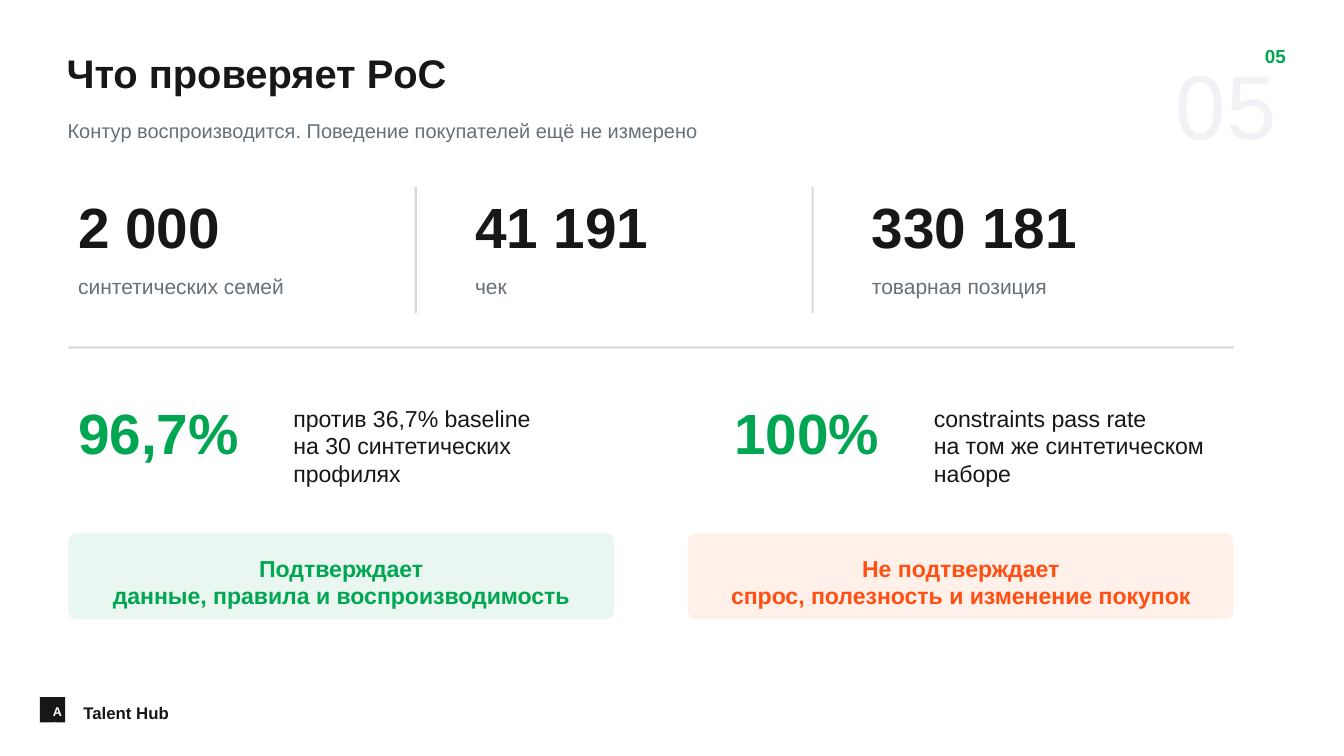
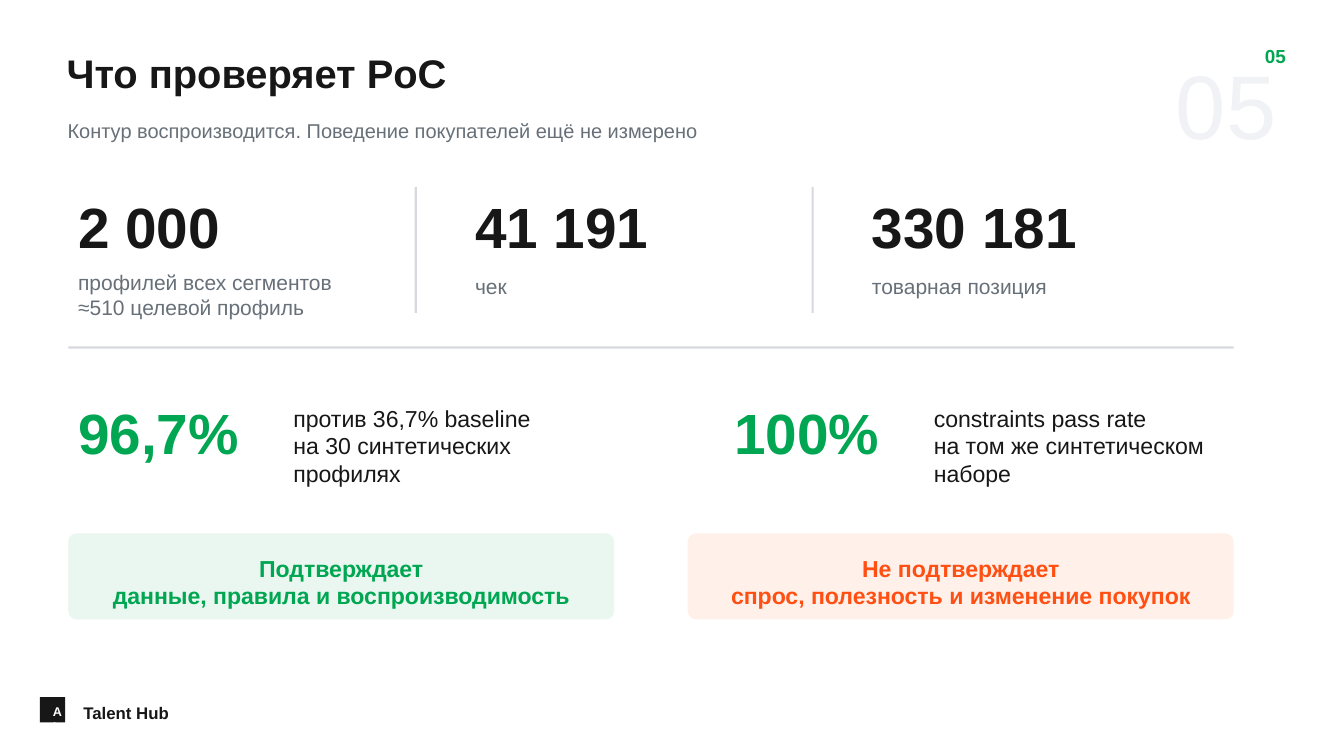
Before and after one commit to Staycalm-max/itmo-hackathon-x5, a slide deck: slide 6 of output/presentation/PRESENTATION_FINAL_DRAFT.pptx. Drawn at 1344x756 pixels with LibreOffice and Linux fonts; fonts in the diff are those of the drawing. Boxes give left, top, right and bottom in pixels: in the first picture for what was removed or moved away, otherwise in the second. Text is boxed around its words. In the diff, an @@ line names an element or a change of style, - is before the commit and + after.

```diff
--- a/output/presentation/PRESENTATION_FINAL_DRAFT.pptx
+++ b/output/presentation/PRESENTATION_FINAL_DRAFT.pptx
@@ text at [78,274,332,320]: text changed @@
-синтетических семей
+профилей всех сегментов
+≈510 целевой профиль
```
Also in this commit, not shown: 1 other slide changed, 15 other files.
